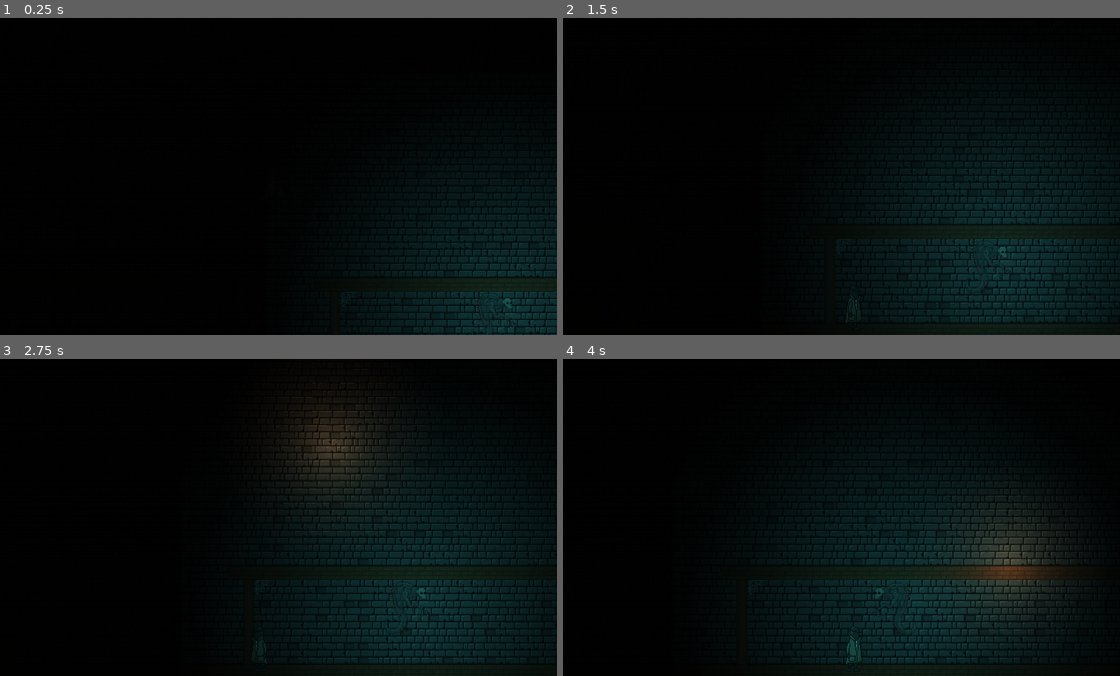
Above: before the commit, frames 1-4 (two rows, left to right).
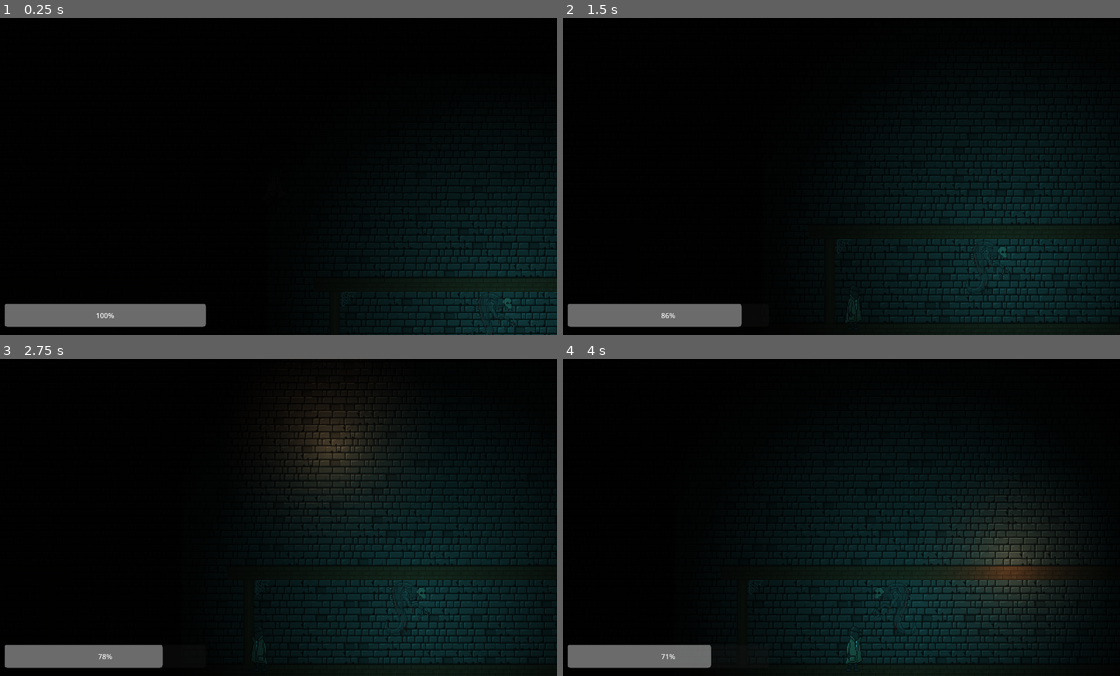
Above: after the commit, the same moments.

Repository: lestercantor/gwj-74---haunted
Game: Godot game, scene res://Level/Level.tscn
Two runs of this game, one before a commit and one after it. Both use one fixed random seed, a clock stepped at 60 frames per second and the inputs below.
Inputs (mouse positions are in pixels of both pictures, inside the frame that each line leads up to):
- Up to frame 1 (0.25 s): no input
- Up to frame 2 (1.5 s): move the mouse to (964, 160) at 0.52 s; press the mouse at (964, 160) at 0.53 s; hold D (move_right) from 0.53 s (still down); tap Space (jump) at 0.77 s; move the mouse to (724, 192) at 1.27 s; release the mouse at (724, 192) at 1.28 s; click (724, 192) at 1.35 s
- Up to frame 3 (2.75 s): tap Space (jump) at 1.52 s; move the mouse to (328, 447) at 2.02 s; release D (move_right) at 2.03 s; press the mouse at (328, 447) at 2.03 s; hold A (move_left) from 2.03 s (still down)
- Up to frame 4 (4 s): move the mouse to (808, 580) at 2.77 s; release A (move_left) at 2.78 s; release the mouse at (808, 580) at 2.78 s; hold D (move_right) from 2.78 s (still down); click (808, 580) at 2.85 s; tap Space (jump) at 3.02, 3.77 s; move the mouse to (1008, 565) at 3.52 s; press the mouse at (1008, 565) at 3.53 s

The runs differ from the first frame. In frame 1, 2.7% of the frame differs, in the area x 0-38%, y 90-98%; in frame 2, 2.3%; in frame 3, 2.1%; in frame 4, 1.9%.

Commit message:
deleted test scene. added simple ui for light charge (code needs fixing)

Diff:
--- /dev/null
+++ b/GlobalSignals.gd
@@ -0,0 +1,3 @@
+extends Node
+
+signal charge_changed()
--- a/Level/Level.tscn
+++ b/Level/Level.tscn
@@ -1,6 +1,7 @@
-[gd_scene load_steps=10 format=3 uid="uid://w5vlxb805s64"]
+[gd_scene load_steps=11 format=3 uid="uid://w5vlxb805s64"]
 
 [ext_resource type="Texture2D" uid="uid://jvhgrw0muibq" path="res://Art Assets/Tilesets/CastleTileset.png" id="1_76u6i"]
+[ext_resource type="Script" path="res://Player/Light_Charge_UI.gd" id="1_oigwh"]
 [ext_resource type="Texture2D" uid="uid://hrm4bxxj1278" path="res://Art Assets/Backgrounds/CastleTileset_n.png" id="2_kl17q"]
 [ext_resource type="PackedScene" uid="uid://hhnak10g0byc" path="res://Player/player.tscn" id="2_othsh"]
 [ext_resource type="PackedScene" uid="uid://datyn7j67bbd7" path="res://Enemy/enemy.tscn" id="4_kgrqc"]
@@ -80,6 +81,17 @@
 
 [node name="Node2D" type="Node2D"]
 
+[node name="CanvasLayer" type="CanvasLayer" parent="."]
+
+[node name="ProgressBar" type="ProgressBar" parent="CanvasLayer" node_paths=PackedStringArray("player")]
+offset_left = 28.0
+offset_top = 649.0
+offset_right = 484.0
+offset_bottom = 701.0
+value = 100.0
+script = ExtResource("1_oigwh")
+player = NodePath("../../Player")
+
 [node name="CanvasModulate" type="CanvasModulate" parent="."]
 position = Vector2(0, 192)
 scale = Vector2(3, 3)
--- /dev/null
+++ b/Player/Light_Charge_UI.gd
@@ -0,0 +1,9 @@
+extends ProgressBar
+
+@export var player: Player
+
+func _ready() -> void:
+	GlobalSignals.charge_changed.connect(update)
+
+func update() -> void:
+	value = player.mouse_light.charge
--- a/Player/Mouse_Light.gd
+++ b/Player/Mouse_Light.gd
@@ -1,6 +1,5 @@
 extends Node2D
 class_name MouseLight
-
 
 var cursorOn = preload("res://Art Assets/UI/MatchstickOn.png")
 var cursorOff = preload("res://Art Assets/UI/MatchstickOff.png")
@@ -12,6 +11,7 @@
 var charge: float = max_charge:
 	set(value):
 		charge = clampf(value, 0, max_charge)
+		GlobalSignals.charge_changed.emit()
 
 # Boolean checks to if the player is holding down the mouse button
 # And if they can activate the light
--- a/Player/player.gd
+++ b/Player/player.gd
@@ -7,7 +7,7 @@
 var cursor = preload("res://Art Assets/UI/MatchstickOff.png")
 
 @onready var animated_Sprite = $AnimatedSprite2D
-
+@onready var mouse_light: MouseLight = $MouseLight
 @onready var death_area_2d: Area2D = $DeathArea2D
 
 func _ready() -> void:
--- a/project.godot
+++ b/project.godot
@@ -15,6 +15,10 @@
 config/features=PackedStringArray("4.3", "Forward Plus")
 config/icon="res://icon.svg"
 config/custom_image=""
+
+[autoload]
+
+GlobalSignals="*res://GlobalSignals.gd"
 
 [display]
 
--- a/test_scene.tscn
+++ /dev/null
@@ -1,21 +0,0 @@
-[gd_scene load_steps=4 format=3 uid="uid://b10rb71mdahsd"]
-
-[ext_resource type="PackedScene" uid="uid://hhnak10g0byc" path="res://Player/player.tscn" id="1_rgvpv"]
-[ext_resource type="PackedScene" uid="uid://datyn7j67bbd7" path="res://Enemy/enemy.tscn" id="2_tosly"]
-
-[sub_resource type="WorldBoundaryShape2D" id="WorldBoundaryShape2D_2okn2"]
-distance = -136.0
-
-[node name="TestScene" type="Node2D"]
-
-[node name="StaticBody2D" type="StaticBody2D" parent="."]
-
-[node name="CollisionShape2D" type="CollisionShape2D" parent="StaticBody2D"]
-position = Vector2(110, 76)
-shape = SubResource("WorldBoundaryShape2D_2okn2")
-
-[node name="Enemy" parent="." instance=ExtResource("2_tosly")]
-position = Vector2(191, 173)
-
-[node name="Player" parent="." instance=ExtResource("1_rgvpv")]
-position = Vector2(250, 17)
